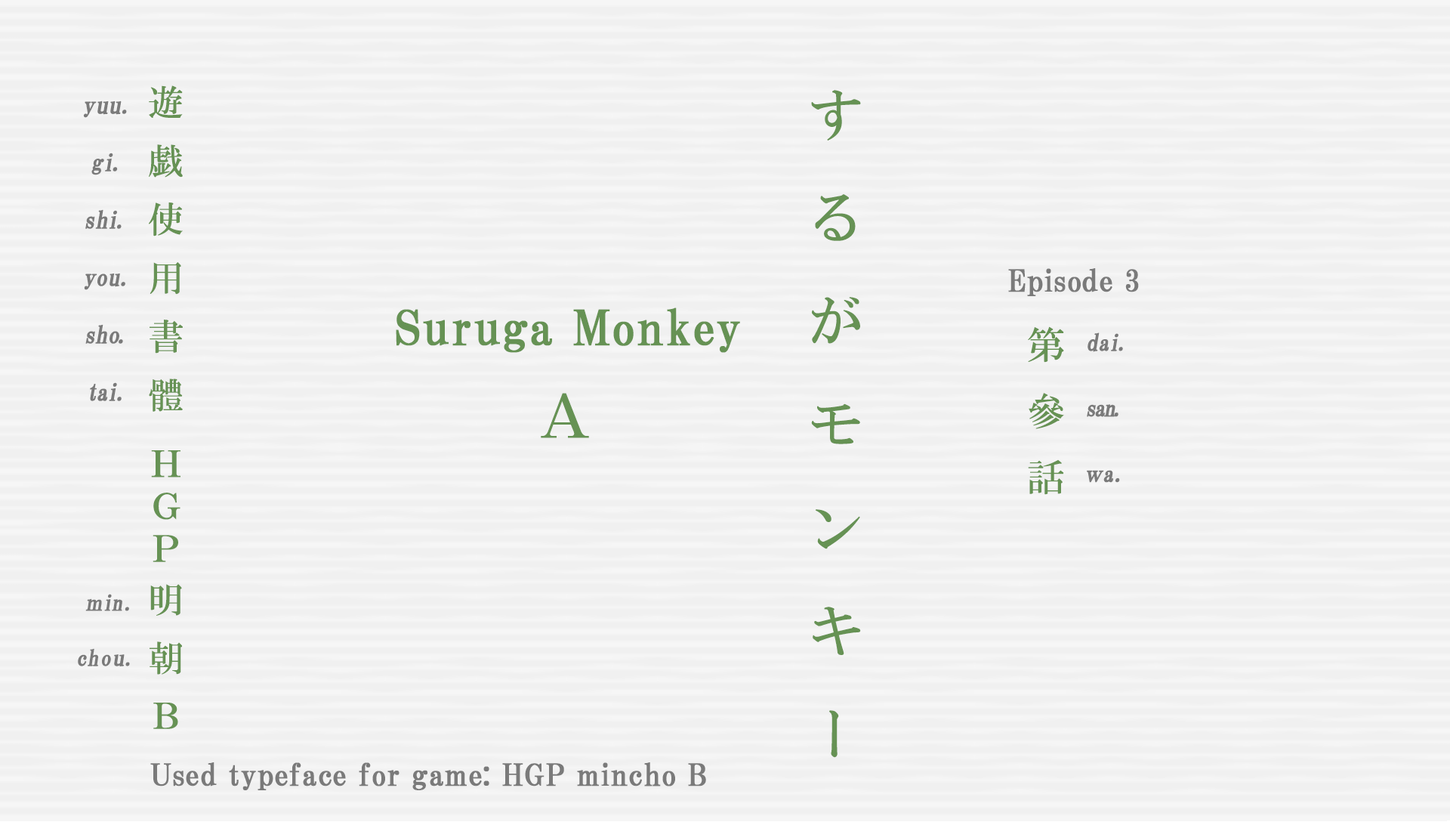
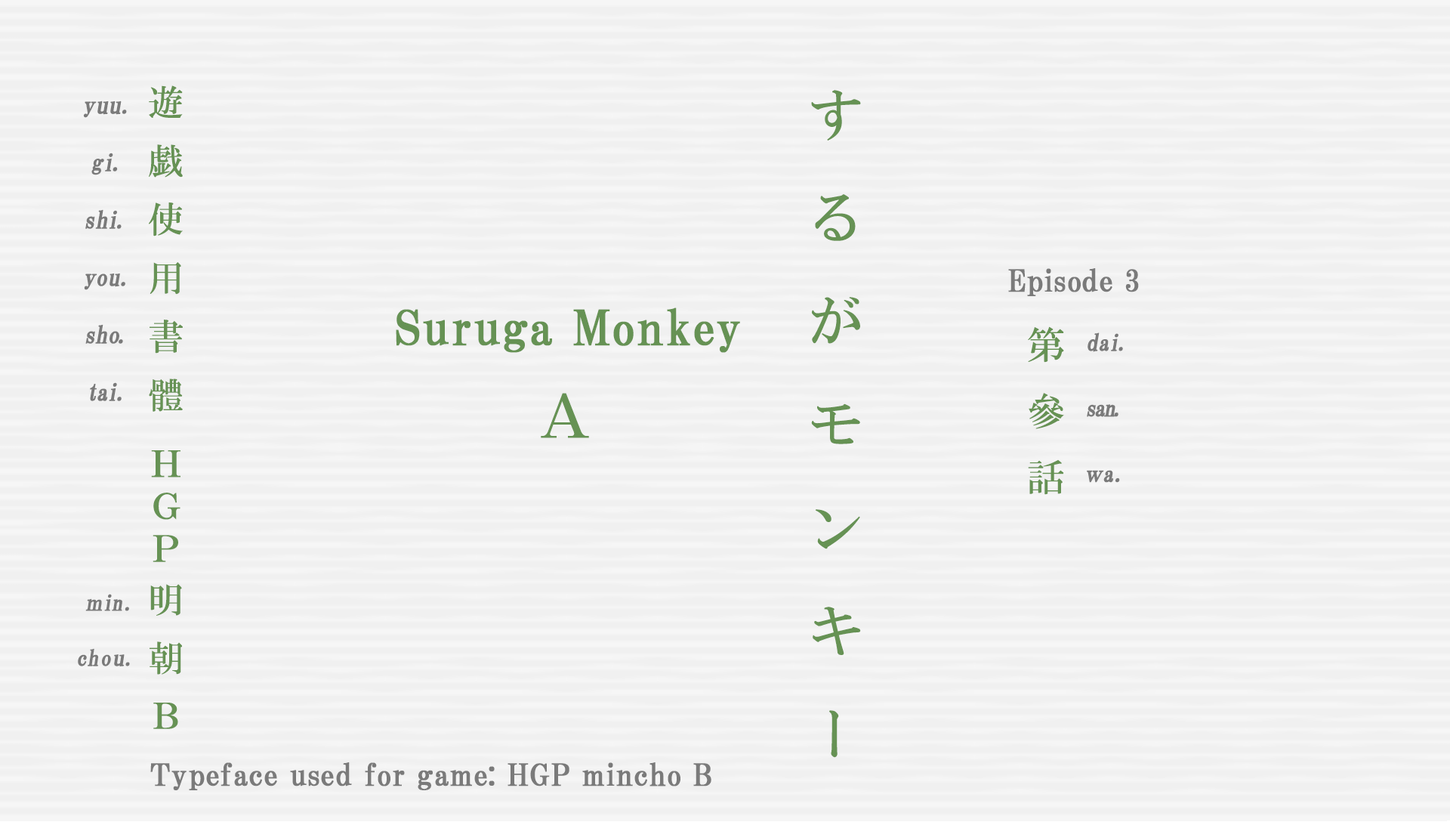
The second 1450x822 image is a revision of the first. Changes to its layers:
renamed "Used typeface for game: HGP mincho B" to "Typeface used for game: HGP mincho B", painted on it over [150, 761, 712, 790]
